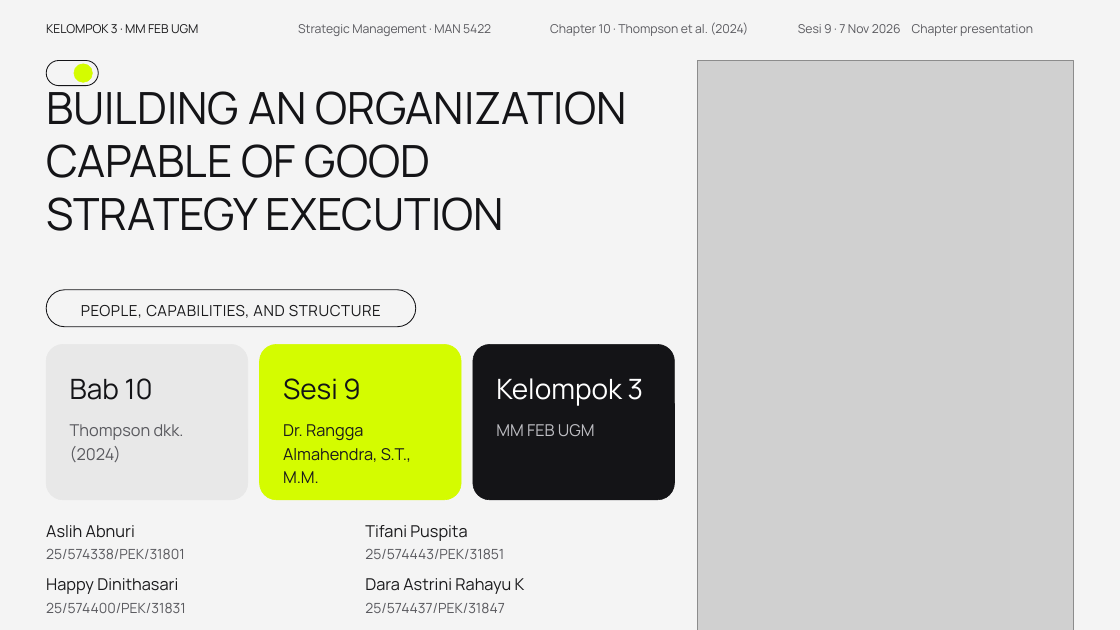
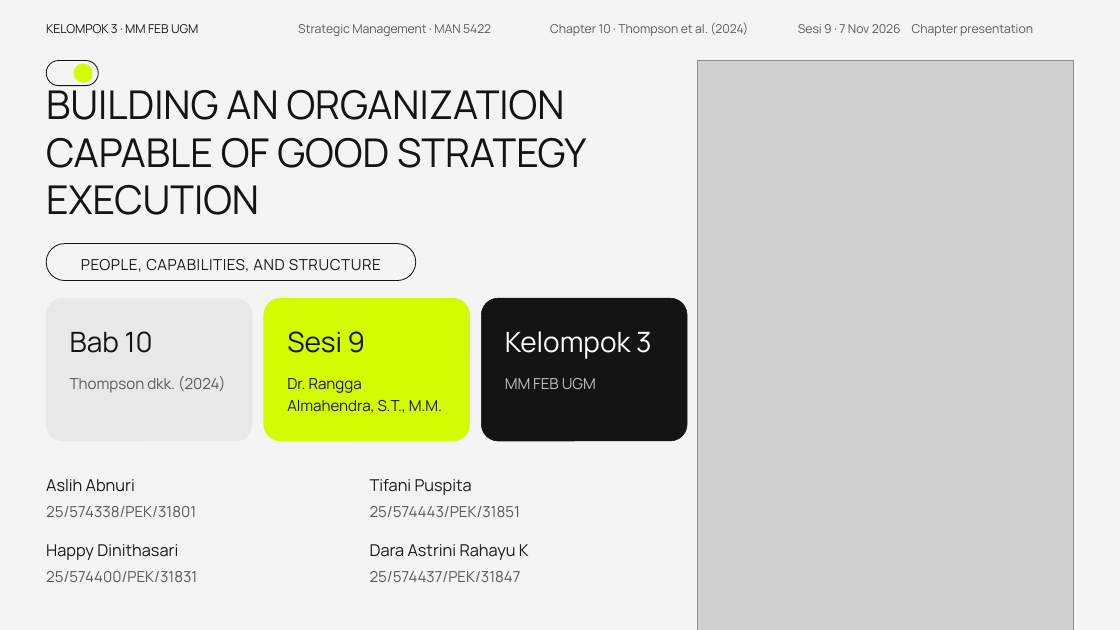
Before and after one commit to aslihabnuri/Dom-Manipulation, a slide deck: slide 1 of presentasi_ch10_kelompok3/SMJKT_Group 3_Aslih_Chapter 10 Strategy Execution.pptx. Drawn at 1120x630 pixels with LibreOffice and Linux fonts; fonts in the diff are those of the drawing; grey boxes stand for pictures; background and template pictures are left out. Boxes give left, top, right and bottom in pixels: in the first picture for what was removed or moved away, otherwise in the second. Text is boxed around its words. In the diff, an @@ line names an element or a change of style, - is before the commit and + after.

```diff
--- a/presentasi_ch10_kelompok3/SMJKT_Group 3_Aslih_Chapter 10 Strategy Execution.pptx
+++ b/presentasi_ch10_kelompok3/SMJKT_Group 3_Aslih_Chapter 10 Strategy Execution.pptx
@@ text "BUILDING AN ORGANIZATION CAPABLE OF ..." at <box>46,82,586,215</box>: size 38 to 34 pt @@
@@ rounded rectangle: place and size @@
-rounded rectangle at <box>46,290,416,327</box>
+rounded rectangle at <box>46,244,416,281</box>
@@ text "PEOPLE, CAPABILITIES, AND STRUCTURE": place and size @@
-text "PEOPLE, CAPABILITIES, AND STRUCTURE" at <box>81,305,381,318</box>
+text "PEOPLE, CAPABILITIES, AND STRUCTURE" at <box>81,259,381,272</box>
@@ rounded rectangle: place and size @@
-rounded rectangle at <box>46,344,248,500</box>
+rounded rectangle at <box>46,298,252,441</box>
@@ rounded rectangle: place and size @@
-rounded rectangle at <box>260,344,461,500</box>
+rounded rectangle at <box>264,298,470,441</box>
@@ proportions changed in 3 elements at <box>46,298,252,441</box>, <box>264,298,470,441</box>, <box>481,298,687,441</box> @@
@@ rounded rectangle: place and size @@
-rounded rectangle at <box>473,344,675,500</box>
+rounded rectangle at <box>481,298,687,441</box>
@@ text "Bab 10": place and size @@
-text "Bab 10" at <box>70,378,153,400</box>
+text "Bab 10" at <box>70,331,153,353</box>
@@ text "Sesi 9": place and size @@
-text "Sesi 9" at <box>283,378,360,400</box>
+text "Sesi 9" at <box>287,331,365,353</box>
@@ text "Kelompok 3": place and size @@
-text "Kelompok 3" at <box>496,378,643,406</box>
+text "Kelompok 3" at <box>505,331,651,359</box>
@@ text "Thompson dkk. (2024)": place and size @@
-text "Thompson dkk. (2024)" at <box>70,424,184,462</box>
+text "Thompson dkk. (2024)" at <box>70,376,225,393</box>
@@ text "Dr. Rangga Almahendra, S.T., M.M.": place and size @@
-text "Dr. Rangga Almahendra, S.T., M.M." at <box>283,424,411,483</box>
+text "Dr. Rangga Almahendra, S.T., M.M." at <box>287,378,442,413</box>
@@ size 14 to 13 pt in 3 elements at <box>70,376,225,393</box>, <box>287,378,442,413</box>, <box>505,378,596,389</box> @@
@@ text "MM FEB UGM": place and size @@
-text "MM FEB UGM" at <box>496,424,595,436</box>
+text "MM FEB UGM" at <box>505,378,596,389</box>
@@ text "Aslih Abnuri": place and size @@
-text "Aslih Abnuri" at <box>46,525,135,538</box>
+text "Aslih Abnuri" at <box>46,479,135,492</box>
@@ text "Tifani Puspita": place and size @@
-text "Tifani Puspita" at <box>365,525,467,541</box>
+text "Tifani Puspita" at <box>370,479,472,495</box>
@@ text "25/574338/PEK/31801": place and size @@
-text "25/574338/PEK/31801" at <box>46,549,185,559</box>
+text "25/574338/PEK/31801" at <box>46,506,196,517</box>
@@ size 12 to 13 pt in 4 elements at <box>46,571,197,582</box>, <box>370,571,521,582</box>, <box>46,506,196,517</box>, <box>370,506,521,517</box> @@
@@ text "25/574443/PEK/31851": place and size @@
-text "25/574443/PEK/31851" at <box>365,549,504,559</box>
+text "25/574443/PEK/31851" at <box>370,506,521,517</box>
@@ text "Happy Dinithasari": place and size @@
-text "Happy Dinithasari" at <box>46,578,178,594</box>
+text "Happy Dinithasari" at <box>46,544,178,560</box>
@@ text "Dara Astrini Rahayu K": place and size @@
-text "Dara Astrini Rahayu K" at <box>365,578,525,594</box>
+text "Dara Astrini Rahayu K" at <box>370,544,529,560</box>
@@ text "25/574400/PEK/31831": place and size @@
-text "25/574400/PEK/31831" at <box>46,603,186,613</box>
+text "25/574400/PEK/31831" at <box>46,571,197,582</box>
@@ text "25/574437/PEK/31847": place and size @@
-text "25/574437/PEK/31847" at <box>365,603,504,613</box>
+text "25/574437/PEK/31847" at <box>370,571,521,582</box>
```
Also in this commit, not shown: 4 other slides changed, 1 other file.
